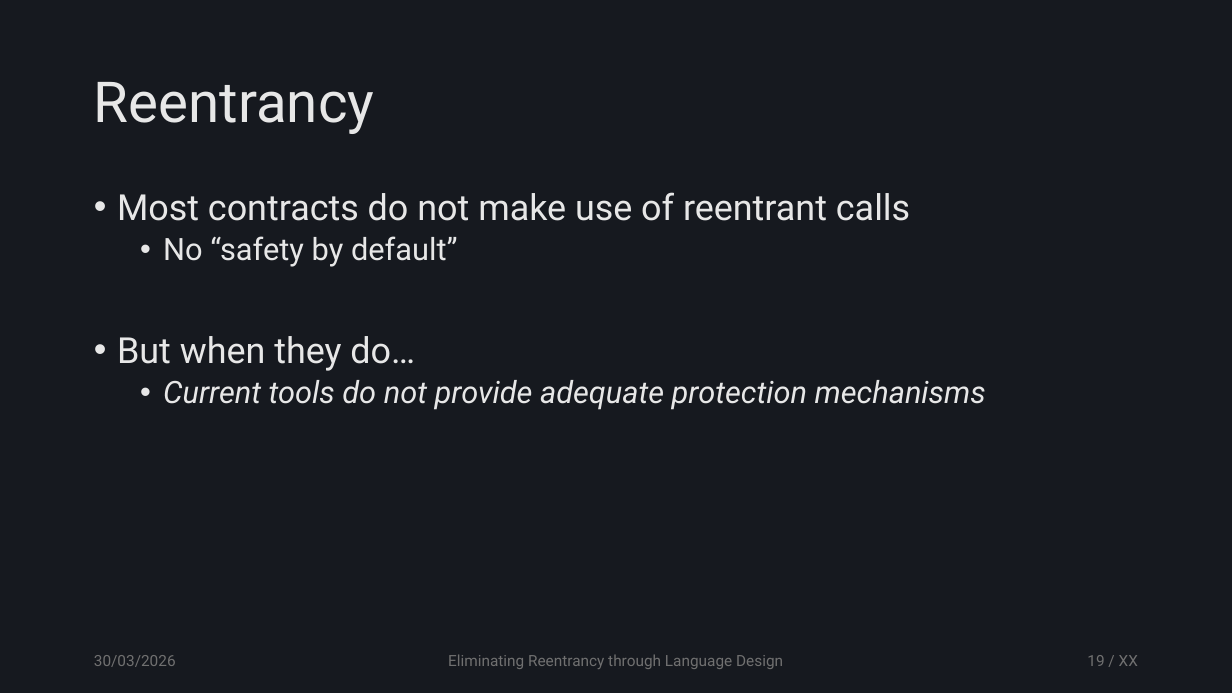
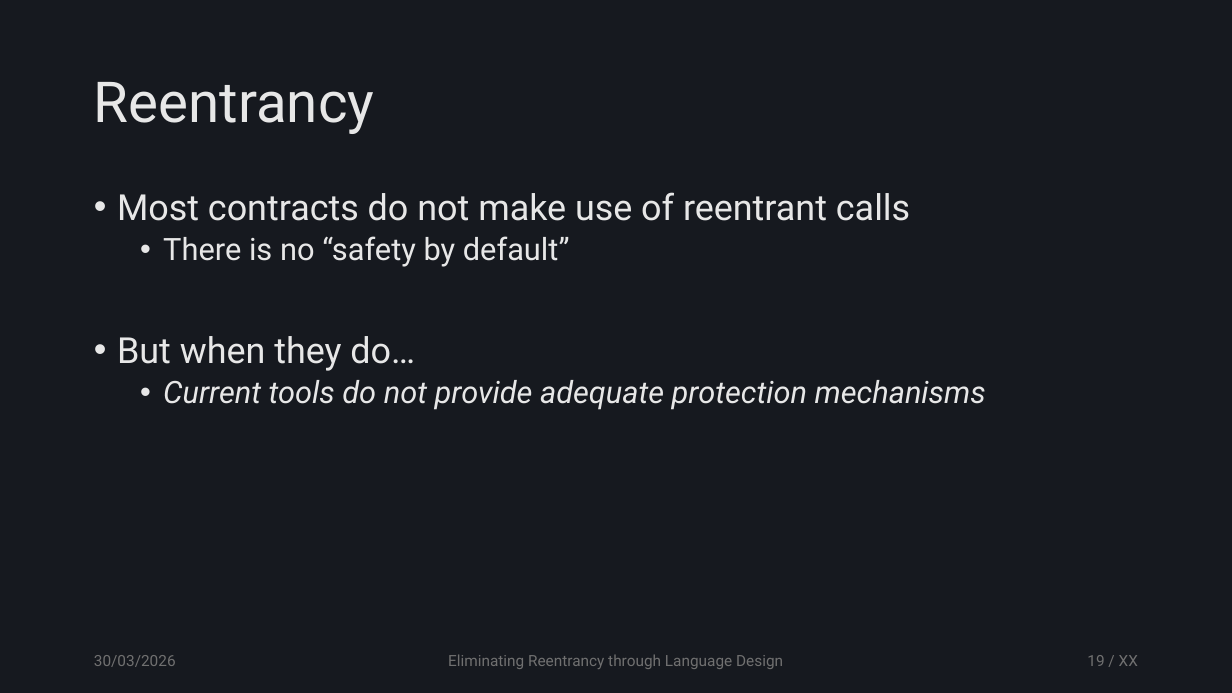
Before and after one commit to tzann/thesis, a slide deck: slide 19 of doc/presentation/Thesis.pptx. Drawn at 1232x693 pixels with LibreOffice and Linux fonts; fonts in the diff are those of the drawing. Boxes give left, top, right and bottom in pixels: in the first picture for what was removed or moved away, otherwise in the second. Text is boxed around its words. In the diff, an @@ line names an element or a change of style, - is before the commit and + after.

```diff
--- a/doc/presentation/Thesis.pptx
+++ b/doc/presentation/Thesis.pptx
@@ text at (163,236,570,267): text changed @@
-  • No “safety by default”
+  • There is no “safety by default”
```
Also in this commit, not shown: 7 other slides changed, 1 slide added.
